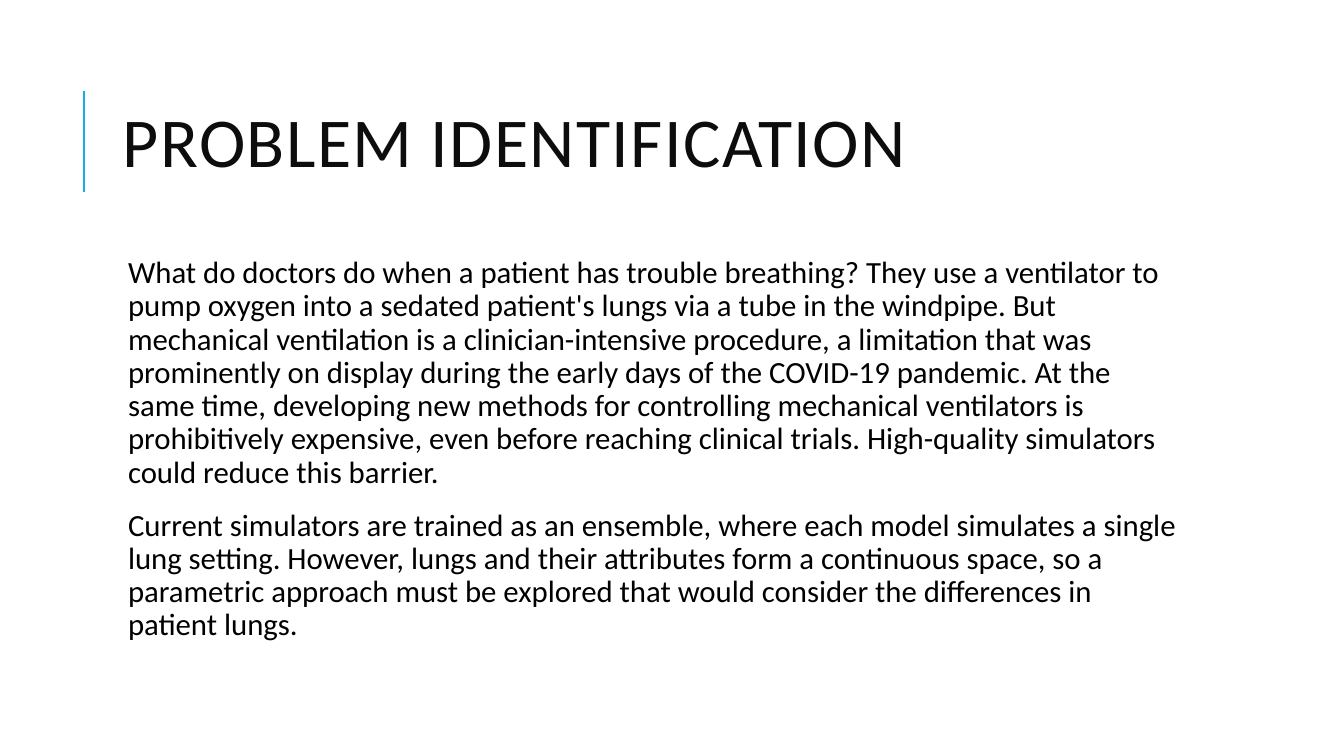
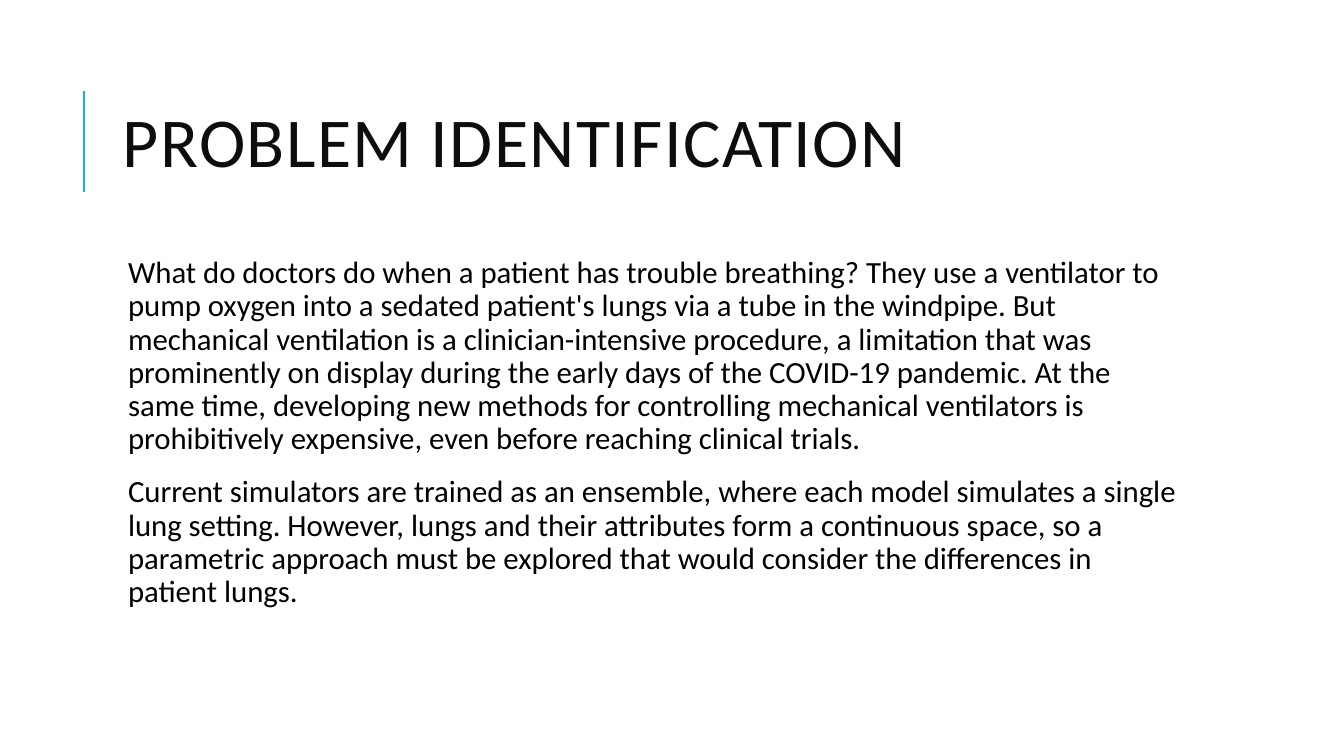
Before and after one commit to hmmmanshu/Ventilator-Pressure-Prediction, a slide deck: slide 4 of Presentation.ppsx. Drawn at 1344x756 pixels with LibreOffice and Linux fonts; fonts in the diff are those of the drawing. Boxes give left, top, right and bottom in pixels: in the first picture for what was removed or moved away, otherwise in the second. Text is boxed around its words. In the diff, an @@ line names an element or a change of style, - is before the commit and + after.

Commit message:
Updating presentation

```diff
--- a/Presentation.ppsx
+++ b/Presentation.ppsx
@@ text at (x1=128, y1=261, x2=1158, y2=455): text changed @@
-  What do doctors do when a patient has trouble breathing? They use a ventilator to pump oxygen into a sedated patient's lungs via a tube in the windpipe. But mechanical ventilation is a clinician-intensive procedure, a limitation that was prominently on display during the early days of the COVID-19 pandemic. At the same time, developing new methods for controlling mechanical ventilators is prohibitively expensive, even before reaching clinical trials. High-quality simulators could reduce this barrier.
+  What do doctors do when a patient has trouble breathing? They use a ventilator to pump oxygen into a sedated patient's lungs via a tube in the windpipe. But mechanical ventilation is a clinician-intensive procedure, a limitation that was prominently on display during the early days of the COVID-19 pandemic. At the same time, developing new methods for controlling mechanical ventilators is prohibitively expensive, even before reaching clinical trials.
```
Also in this commit, not shown: 5 other slides changed, 2 slides added.
